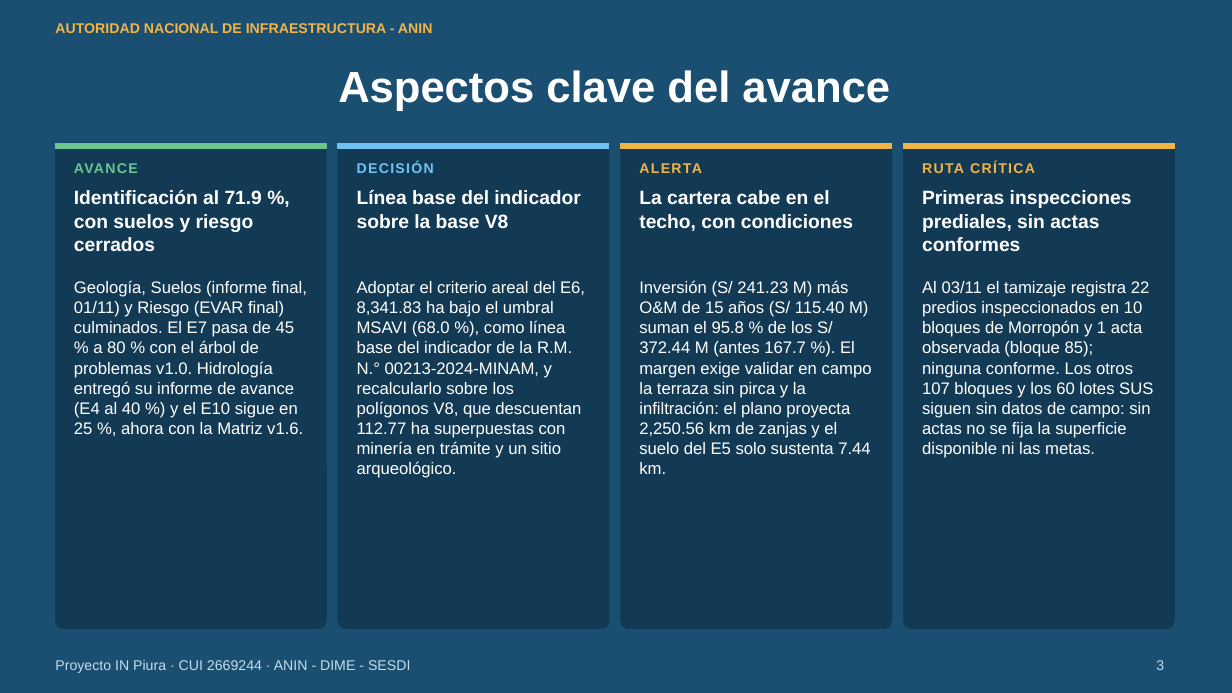
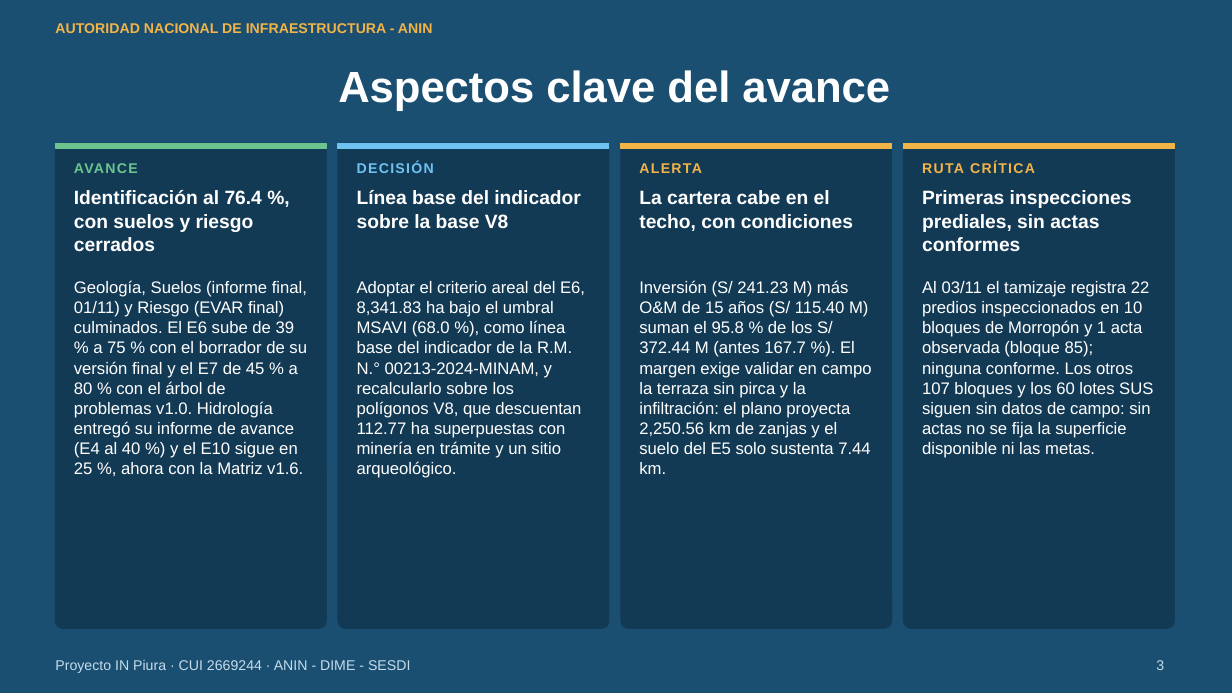
Before and after one commit to salomoncahuas-tech/Salomon1969, a slide deck: slide 3 of presentaciones/avance_perfil_sesdi_2026-11-03/Avance_Perfil_IN_Piura_SESDI_03_noviembre.pptx. Drawn at 1232x693 pixels with LibreOffice and Linux fonts; fonts in the diff are those of the drawing. Boxes give left, top, right and bottom in pixels: in the first picture for what was removed or moved away, otherwise in the second. Text is boxed around its words. In the diff, an @@ line names an element or a change of style, - is before the commit and + after.

```diff
--- a/presentaciones/avance_perfil_sesdi_2026-11-03/Avance_Perfil_IN_Piura_SESDI_03_noviembre.pptx
+++ b/presentaciones/avance_perfil_sesdi_2026-11-03/Avance_Perfil_IN_Piura_SESDI_03_noviembre.pptx
@@ text at box(74, 190, 262, 251): text changed @@
-Identificación al 71.9 %, con suelos y riesgo cerrados
+Identificación al 76.4 %, con suelos y riesgo cerrados
@@ text at box(74, 280, 307, 474): text changed @@
-Geología, Suelos (informe final, 01/11) y Riesgo (EVAR final) culminados. El E7 pasa de 45 % a 80 % con el árbol de problemas v1.0. Hidrología entregó su informe de avance (E4 al 40 %) y el E10 sigue en 25 %, ahora con la Matriz v1.6.
+Geología, Suelos (informe final, 01/11) y Riesgo (EVAR final) culminados. El E6 sube de 39 % a 75 % con el borrador de su versión final y el E7 de 45 % a 80 % con el árbol de problemas v1.0. Hidrología entregó su informe de avance (E4 al 40 %) y el E10 sigue en 25 %, ahora con la Matriz v1.6.
```
Also in this commit, not shown: 8 other slides changed, 3 other files.
